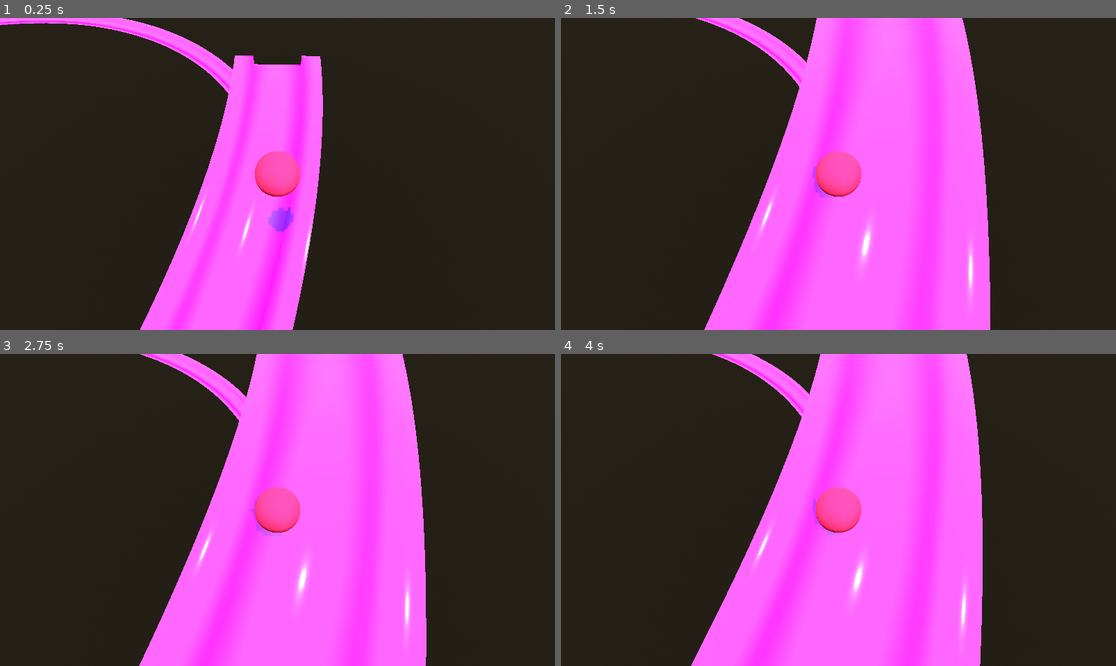
Above: before the commit, frames 1-4 (two rows, left to right).
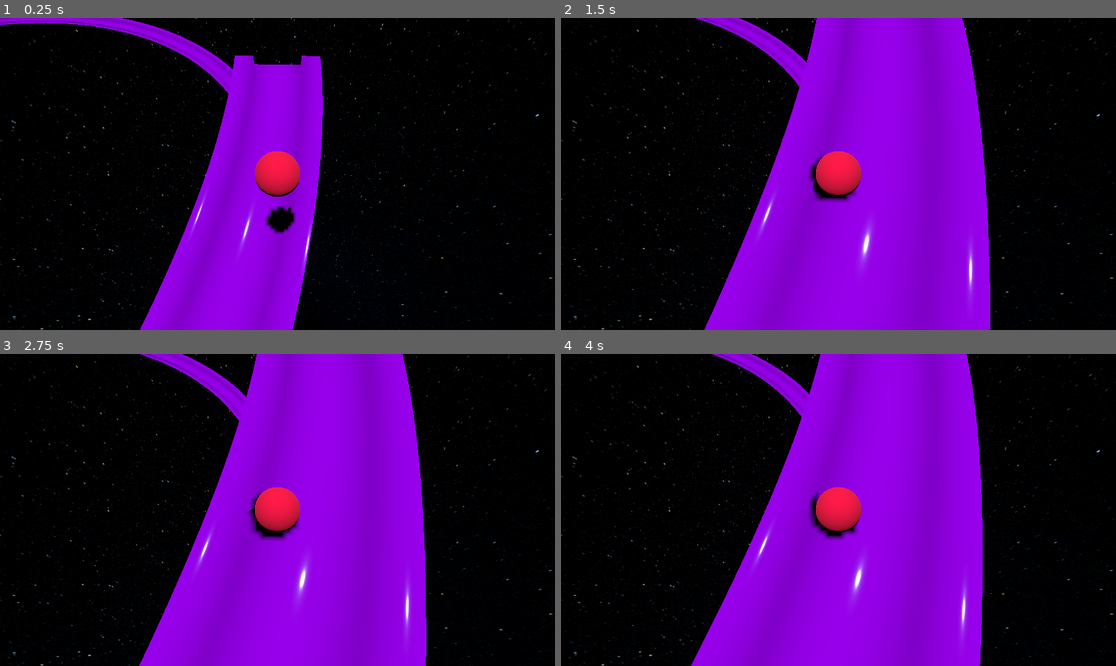
Above: after the commit, the same moments.

Repository: ArijaK/luge_vr
Game: Godot game, scene res://main.tscn
Same seed, same stepped clock (60 frames per second), same inputs: the game is played once before the commit and once after it.
Inputs:
- Up to frame 1 (0.25 s): no input
- Up to frame 2 (1.5 s): no input
- Up to frame 3 (2.75 s): no input
- Up to frame 4 (4 s): no input

The runs differ from the first frame. In frame 1, 99% of the frame differs, in the area x 0-100%, y 0-100%; in frame 2, 99%; in frame 3, 99%; in frame 4, 99%.

Commit message:
Make sky that is pleasant to look at

Diff:
--- a/vr/world.tscn
+++ b/vr/world.tscn
@@ -1,28 +1,19 @@
-[gd_scene load_steps=9 format=3 uid="uid://dckstqrm1gltx"]
+[gd_scene load_steps=8 format=3 uid="uid://dckstqrm1gltx"]
 
+[ext_resource type="Texture2D" uid="uid://bf0tsgtl1dp6r" path="res://images/pexels-marcelo-mora-203572590-31716807.jpg" id="1_aqk2v"]
 [ext_resource type="PackedScene" uid="uid://dcvdjjjinyced" path="res://track.tscn" id="1_f3sb7"]
 [ext_resource type="PackedScene" uid="uid://dlurk0ajee0mn" path="res://player.tscn" id="2_fj7yv"]
 [ext_resource type="Script" uid="uid://cq01ccy5h6682" path="res://camera_3d.gd" id="3_tlwt5"]
 
-[sub_resource type="Gradient" id="Gradient_gv5m4"]
-offsets = PackedFloat32Array(0.13151927, 0.42630386, 0.95464855)
-colors = PackedColorArray(0.10215483, 0.23404971, 0.5502634, 1, 0.01504388, 0.091585495, 0.24725124, 1, 0, 0, 0, 1)
-
-[sub_resource type="GradientTexture2D" id="GradientTexture2D_f3sb7"]
-gradient = SubResource("Gradient_gv5m4")
-fill_from = Vector2(0.48290598, 0.042735044)
-fill_to = Vector2(0.47863248, 0.94017094)
-
-[sub_resource type="PhysicalSkyMaterial" id="PhysicalSkyMaterial_gv5m4"]
-night_sky = SubResource("GradientTexture2D_f3sb7")
+[sub_resource type="PanoramaSkyMaterial" id="PanoramaSkyMaterial_tlwt5"]
+panorama = ExtResource("1_aqk2v")
+energy_multiplier = 0.7
 
 [sub_resource type="Sky" id="Sky_gv5m4"]
-sky_material = SubResource("PhysicalSkyMaterial_gv5m4")
-radiance_size = 0
+sky_material = SubResource("PanoramaSkyMaterial_tlwt5")
 
 [sub_resource type="Environment" id="Environment_f3sb7"]
 background_mode = 2
-background_energy_multiplier = 3.0
 sky = SubResource("Sky_gv5m4")
 
 [node name="World" type="Node3D"]
Binary file added: vr/images/pexels-marcelo-mora-203572590-31716807.jpg
